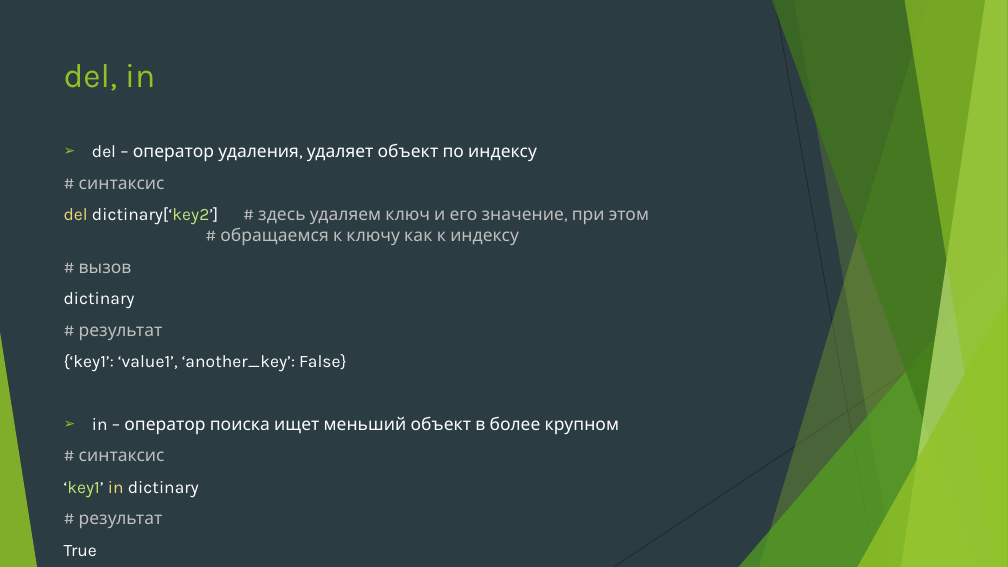
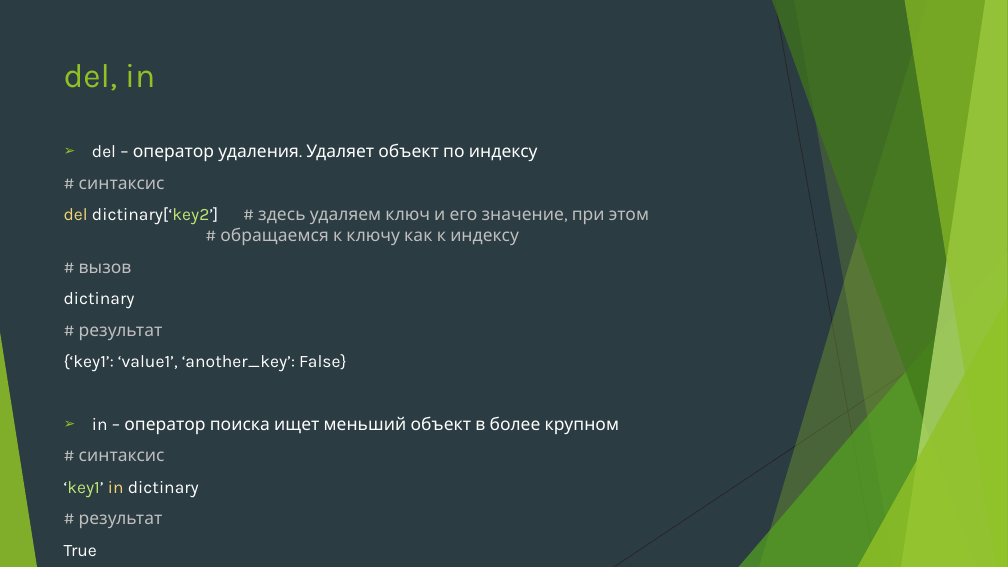
Before and after one commit to Yegor9151/for_corund, a slide deck: slide 7 of course_project_for_korund/ver 1.1/уроки/урок 7.pptx. Drawn at 1008x567 pixels with LibreOffice and Linux fonts; fonts in the diff are those of the drawing. Boxes give left, top, right and bottom in pixels: in the first picture for what was removed or moved away, otherwise in the second. Text is boxed around its words. In the diff, an @@ line names an element or a change of style, - is before the commit and + after.

```diff
--- a/course_project_for_korund/ver 1.1/уроки/урок 7.pptx
+++ b/course_project_for_korund/ver 1.1/уроки/урок 7.pptx
@@ text at box(92, 143, 538, 161): text changed @@
-➢ del – оператор удаления, удаляет объект по индексу
+➢ del – оператор удаления. Удаляет объект по индексу
```
Also in this commit, not shown: 4 other slides changed, 6 slides added.
